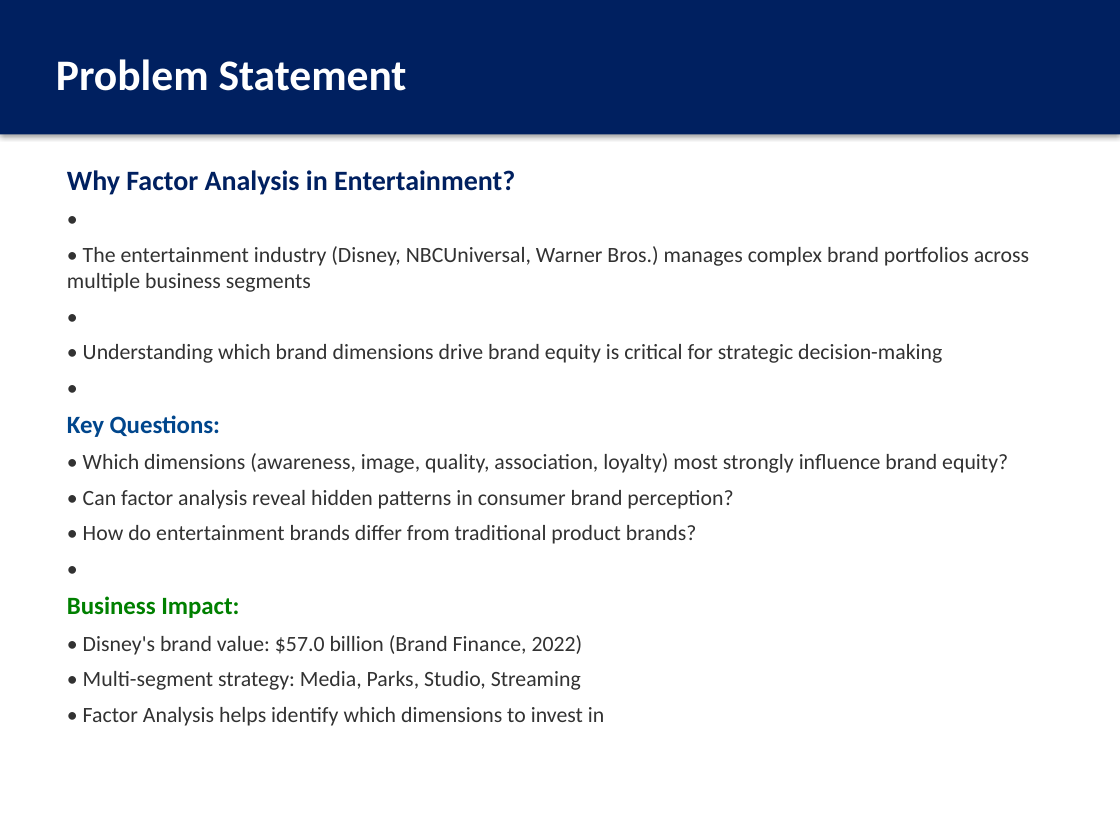
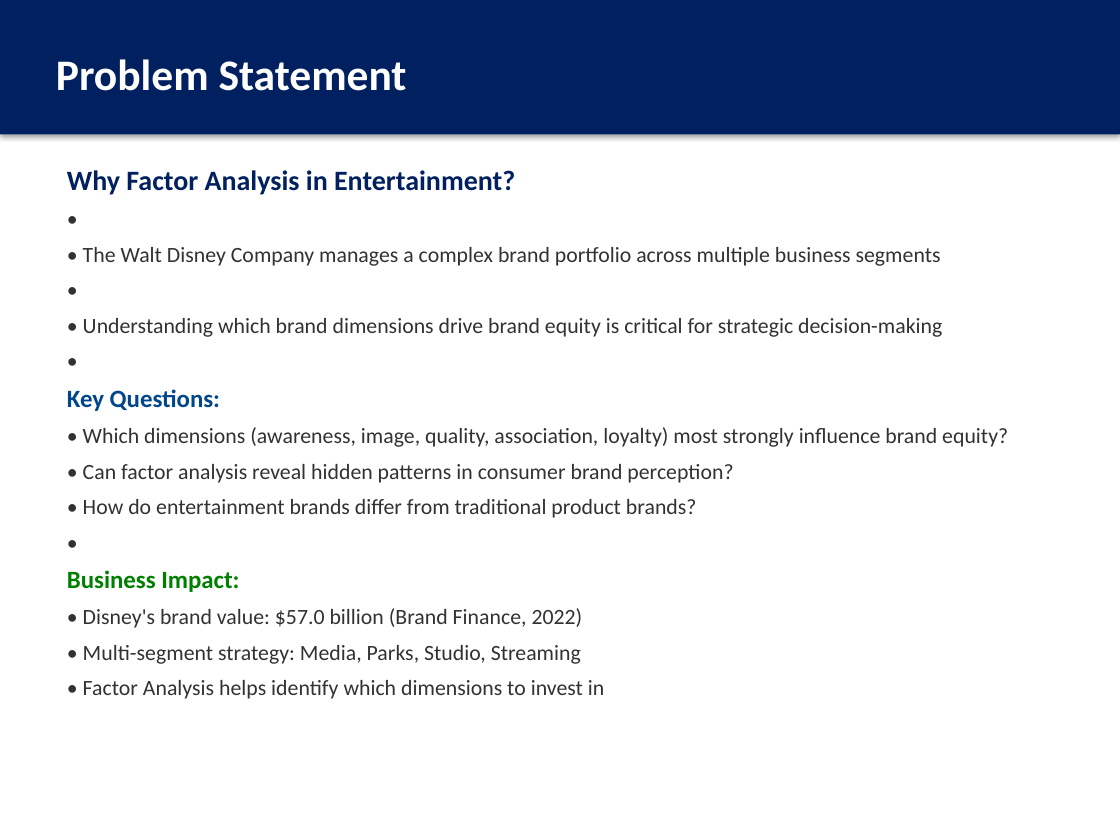
Before and after one commit to thenaivedetective/sp500-stock-performance, a slide deck: slide 3 of Factor_Analysis_Disney_Presentation.pptx. Drawn at 1120x840 pixels with LibreOffice and Linux fonts; fonts in the diff are those of the drawing. Boxes give left, top, right and bottom in pixels: in the first picture for what was removed or moved away, otherwise in the second. Text is boxed around its words. In the diff, an @@ line names an element or a change of style, - is before the commit and + after.

```diff
--- a/Factor_Analysis_Disney_Presentation.pptx
+++ b/Factor_Analysis_Disney_Presentation.pptx
@@ text at (83, 247, 941, 266): text changed @@
-• The entertainment industry (Disney, NBCUniversal, Warner Bros.) manages complex brand portfolios across multiple business segments
+• The Walt Disney Company manages a complex brand portfolio across multiple business segments
```
Also in this commit, not shown: 6 other slides changed, 1 other file.
